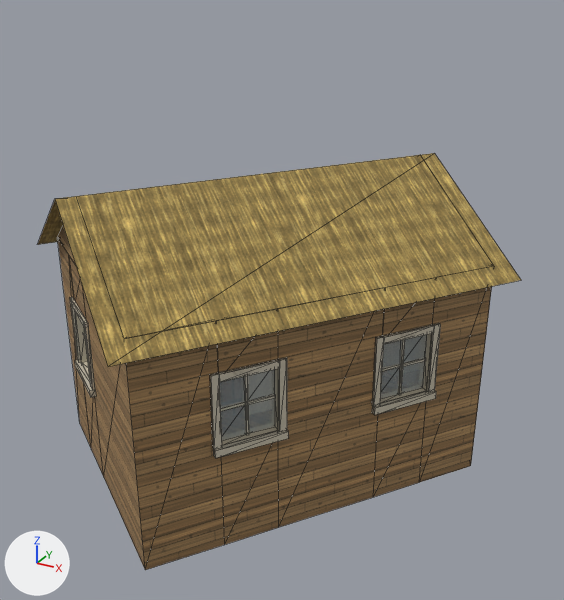
The glTF model world/bridgehollow__dyers_walk_local/export/models/buildings/bld_house_109.glb as it was, and as the next commit left it.
Before and after are seen from a camera (50 mm lens) standing at (6.1, -10.52, 8.23) and looking at (0.36, -0.09, 3.01). The axes (+X, +Y, +Z) are drawn at lower left. The lights are the same throughout. The picture after the commit comes second. Mesh edges are drawn as thin lines. Vertices at exactly the same position are counted once.

The older version as bpy lines, for what is in view:
```python
me_bld_house_109 = bpy.data.meshes.new('bld_house_109')
me_bld_house_109.from_pydata(...)  # 310 vertices, 414 faces; spans x -3.49..3.49, y -3.67..3.64, z 0.0..3.78
# faces by material slot: [8, 46, 74, 286]
me_bld_house_109.materials.append(mat_mat_glass)  # pale blue #d5e7ee
me_bld_house_109.materials.append(mat_mat_plank)
me_bld_house_109.materials.append(mat_mat_plaster)
me_bld_house_109.materials.append(mat_mat_trim)
me_bld_house_109_roof = bpy.data.meshes.new('bld_house_109_roof')
me_bld_house_109_roof.from_pydata(...)  # 124 vertices, 138 faces; spans x -3.92..3.92, y -4.1..4.1, z 3.41..5.08
# faces by material slot: [12, 120, 2, 4]
me_bld_house_109_roof.materials.append(mat_mat_ceiling)  # pale yellow #e0d7c5
me_bld_house_109_roof.materials.append(mat_mat_joist)  # beige #a18a70
me_bld_house_109_roof.materials.append(mat_mat_plank)
me_bld_house_109_roof.materials.append(mat_mat_thatch)
ob_bld_house_109 = bpy.data.objects.new('bld_house_109', me_bld_house_109)
ob_bld_house_109.location = (0.0, 0.0, 0.0)
ob_bld_house_109_roof = bpy.data.objects.new('bld_house_109_roof', me_bld_house_109_roof)
ob_bld_house_109_roof.location = (0.0, 0.0, 0.0)
```
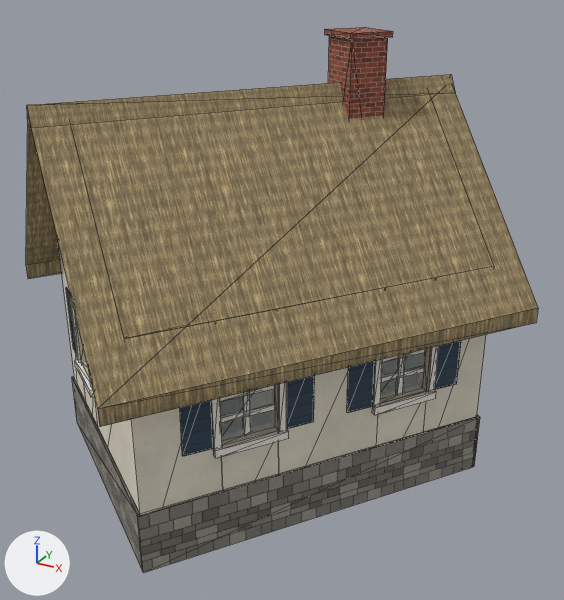
Patch to the scene script:
```diff
--- a/world/bridgehollow__dyers_walk_local/export/models/buildings/bld_house_109.glb.py
+++ b/world/bridgehollow__dyers_walk_local/export/models/buildings/bld_house_109.glb.py
@@ mat_mat_s_brick_8d4332 @@
+mat_mat_s_brick_8d4332 = bpy.data.materials.new('mat_s_brick_8d4332')
+# uses the picture img_mat_s_brick_8d4332
+# uses the picture img_mat_s_brick_8d4332_n
@@ mat_mat_s_plaster_ece5d2 @@
+mat_mat_s_plaster_ece5d2 = bpy.data.materials.new('mat_s_plaster_ece5d2')
+# uses the picture img_mat_s_plaster_ece5d2
+# uses the picture img_mat_s_plaster_ece5d2_n
@@ mat_mat_s_tint_thatch_948360 @@
+mat_mat_s_tint_thatch_948360 = bpy.data.materials.new('mat_s_tint_thatch_948360')
+# uses the picture img_mat_s_tint_thatch_948360
+# uses the picture img_mat_s_tint_thatch_948360_n
@@ mat_mat_s_tint_wall_stone_78746c @@
+mat_mat_s_tint_wall_stone_78746c = bpy.data.materials.new('mat_s_tint_wall_stone_78746c')
+# uses the picture img_mat_s_tint_wall_stone_78746c
+# uses the picture img_mat_s_tint_wall_stone_78746c_n
@@ mat_mat_s_tint_trim_f2eee4 @@
+mat_mat_s_tint_trim_f2eee4 = bpy.data.materials.new('mat_s_tint_trim_f2eee4')
+# uses the picture img_mat_s_tint_trim_f2eee4
+# uses the picture img_mat_s_tint_trim_f2eee4_n
@@ mat_mat_s_beam_efe9dc @@
+mat_mat_s_beam_efe9dc = bpy.data.materials.new('mat_s_beam_efe9dc')
+# uses the picture img_mat_s_beam_efe9dc
+# uses the picture img_mat_s_beam_efe9dc_n
@@ mat_mat_s_board_34475a @@
+mat_mat_s_board_34475a = bpy.data.materials.new('mat_s_board_34475a')
+# uses the picture img_mat_s_board_34475a
+# uses the picture img_mat_s_board_34475a_n
@@ me_bld_house_109 @@
-me_bld_house_109.from_pydata(...)  # 310 vertices, 414 faces; spans x -3.49..3.49, y -3.67..3.64, z 0.0..3.78
+me_bld_house_109.from_pydata(...)  # 430 vertices, 590 faces; spans x -3.55..3.55, y -3.73..3.7, z 0.0..3.78
+# me_bld_house_109 part 1: the loose piece of 8 vertices spanning x 0.66..1.24, y -2.61..-1.83, z 2.31..2.35 is scaled about its middle by (0.999, 1, 2), then moved by (0.0, 0.0, -0.18), in mat_mat_s_beam_efe9dc
+# me_bld_house_109 part 2: the loose piece of 8 vertices spanning x 2.2..2.78, y -0.45..0.33, z 2.31..2.35 is scaled about its middle by (0.999, 1, 2), then moved by (-1.54, -2.16, 0.18), in mat_mat_s_beam_efe9dc
+# me_bld_house_109 part 3: the loose piece of 8 vertices spanning x 2.2..2.78, y -0.45..0.33, z 2.31..2.35 is copied, and the copy is scaled about its middle by (0.999, 1, 2), then moved by (0.0, 0.0, -0.18), in mat_mat_s_beam_efe9dc; it spans x 2.21..2.78, y -0.44..0.33, z 2.11..2.19
+# me_bld_house_109 part 4: the loose piece of 8 vertices spanning x 2.2..2.78, y -0.45..0.33, z 2.31..2.35 is copied, and the copy is scaled about its middle by (0.999, 1, 2), then moved by (0.0, 0.0, 0.18), in mat_mat_s_beam_efe9dc; it spans x 2.21..2.78, y -0.44..0.33, z 2.47..2.55
+# me_bld_house_109 part 5: the loose piece of 8 vertices spanning x 0.91..0.98, y -2.25..-2.18, z 1.8..2.87 is rebuilt with 8 vertices and now spans x 0.9..1.0, y -2.27..-2.16, z 1.8..2.87, in mat_mat_s_beam_efe9dc
+# me_bld_house_109 part 6: the loose piece of 8 vertices spanning x 2.46..2.53, y -0.09..-0.02, z 1.8..2.87 is rebuilt with 8 vertices and now spans x 2.44..2.54, y -0.11..0.0, z 1.8..2.87, in mat_mat_s_beam_efe9dc
+# me_bld_house_109 part 7: 104 vertices added at x -3.55..3.55, y -3.73..3.7, z 0.0..2.99
+# me_bld_house_109 part 8: 38 kept faces spanning x -3.49..3.49, y -3.67..3.64, z 0.0..3.78 get new texture (UV) coordinates
+# me_bld_house_109 part 9: 30 faces spanning x -3.49..3.49, y -3.67..3.64, z 0.0..3.78 switch from mat_mat_plank to mat_mat_s_plaster_ece5d2
+# me_bld_house_109 part 10: 154 faces spanning x -2.87..3.0, y -2.81..2.8, z 0.73..2.99 switch from mat_mat_trim to mat_mat_s_tint_trim_f2eee4
+# other edits to the shape of me_bld_house_109 do not show in these pictures
 me_bld_house_109.materials.append(mat_mat_glass)
 me_bld_house_109.materials.append(mat_mat_plaster)
+me_bld_house_109.materials.append(mat_mat_s_beam_efe9dc)
+me_bld_house_109.materials.append(mat_mat_s_board_34475a)
+me_bld_house_109.materials.append(mat_mat_s_tint_wall_stone_78746c)
@@ me_bld_house_109_roof @@
-me_bld_house_109_roof.from_pydata(...)  # 124 vertices, 138 faces; spans x -3.92..3.92, y -4.1..4.1, z 3.41..5.08
+me_bld_house_109_roof.from_pydata(...)  # 150 vertices, 170 faces; spans x -4.22..4.22, y -4.4..4.4, z 2.91..7.18
+# me_bld_house_109_roof part 11: the loose piece of 6 vertices spanning x -3.92..3.92, y -4.1..4.1, z 3.6..5.08 is rebuilt with 10 vertices and now spans x -4.22..4.22, y -4.4..4.4, z 2.91..6.3, in mat_mat_s_tint_thatch_948360
+# me_bld_house_109_roof part 12
+# 2 vertices move from x -1.72..1.72, y -2.41..2.41, z 5.08 to x -1.72..1.72, y -2.41..2.41, z 6.3
+# 22 vertices are added at x -2.15..2.15, y -2.92..2.92, z 3.78..7.18
+# 22 new faces join them, mat_mat_s_brick_8d4332
+# 6 new faces join them, mat_mat_s_tint_thatch_948360
+# me_bld_house_109_roof part 13: 2 faces spanning x -3.49..3.49, y -3.67..3.67, z 3.78..6.3 switch from mat_mat_plank to mat_mat_s_plaster_ece5d2
 me_bld_house_109_roof.materials.append(mat_mat_ceiling)
 me_bld_house_109_roof.materials.append(mat_mat_joist)
-me_bld_house_109_roof.materials.append(mat_mat_thatch)
+me_bld_house_109_roof.materials.append(mat_mat_s_brick_8d4332)
+me_bld_house_109_roof.materials.append(mat_mat_s_tint_thatch_948360)
```

What differs and where, as boxes (x1, y1, x2, y2) in the pictures (564 x 600 px; the box of a moved part takes in the faces that stretch with it):
'bld_house_109_roof', reshaped (87% taller): before (38, 153, 521, 367); after (26, 27, 538, 427)
'bld_house_109', reshaped: before (57, 238, 492, 570); after (58, 243, 486, 573)
part 1 of me_bld_house_109, moved or reshaped: before (221, 395, 276, 411); after (221, 404, 276, 423)
part 2 of me_bld_house_109, moved or reshaped: before (382, 358, 426, 371); after (220, 385, 276, 402)
part 3 of me_bld_house_109, added: after (382, 366, 425, 382)
part 4 of me_bld_house_109, added (mostly hidden): after (383, 349, 427, 362)
part 5 of me_bld_house_109, rebuilt: before (245, 376, 249, 435); after (243, 391, 251, 436)
part 6 of me_bld_house_109, rebuilt: before (398, 340, 405, 395); after (397, 355, 405, 395)
part 7 of me_bld_house_109, added: after (66, 287, 480, 573)
part 8 of me_bld_house_109, surface changed: before (57, 238, 492, 570); after (58, 243, 486, 514)
part 9 of me_bld_house_109, recoloured: before (57, 238, 492, 570); after (58, 243, 486, 514)
part 10 of me_bld_house_109, recoloured: (70, 297, 439, 458) in both
part 11 of me_bld_house_109_roof, rebuilt (56% taller): before (38, 153, 521, 367); after (26, 93, 538, 427)
part 12 of me_bld_house_109_roof, built on (brown): after (27, 27, 455, 128)
part 13 of me_bld_house_109_roof, recoloured: before (57, 226, 76, 265)
